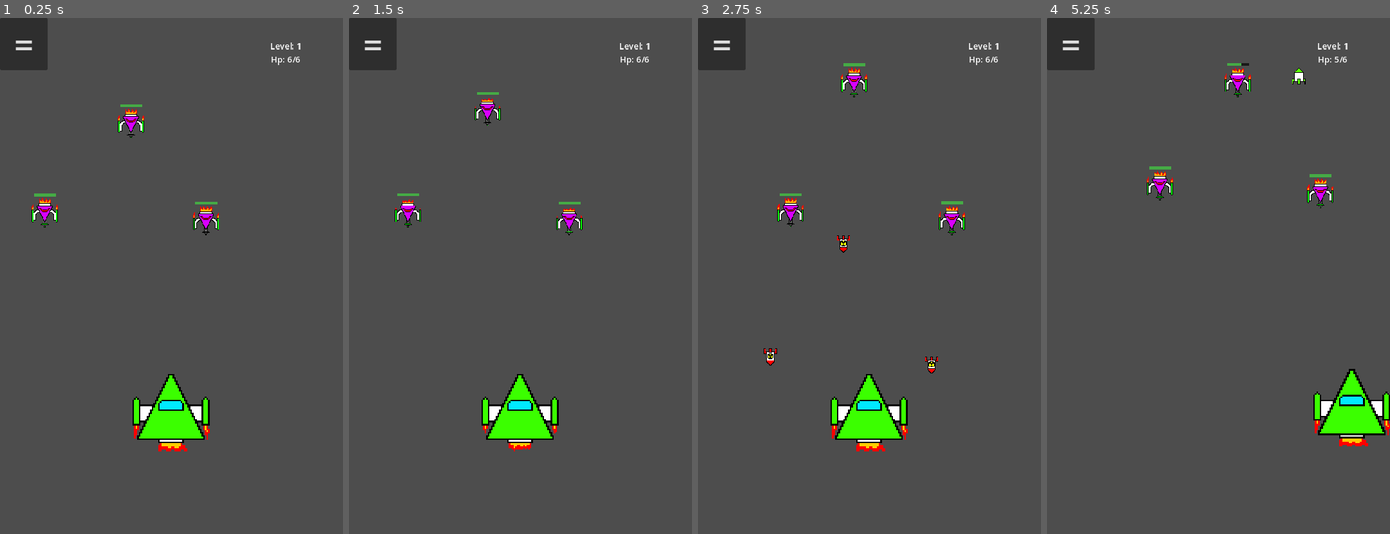
Above: before the commit, frames 1-4 (left to right).
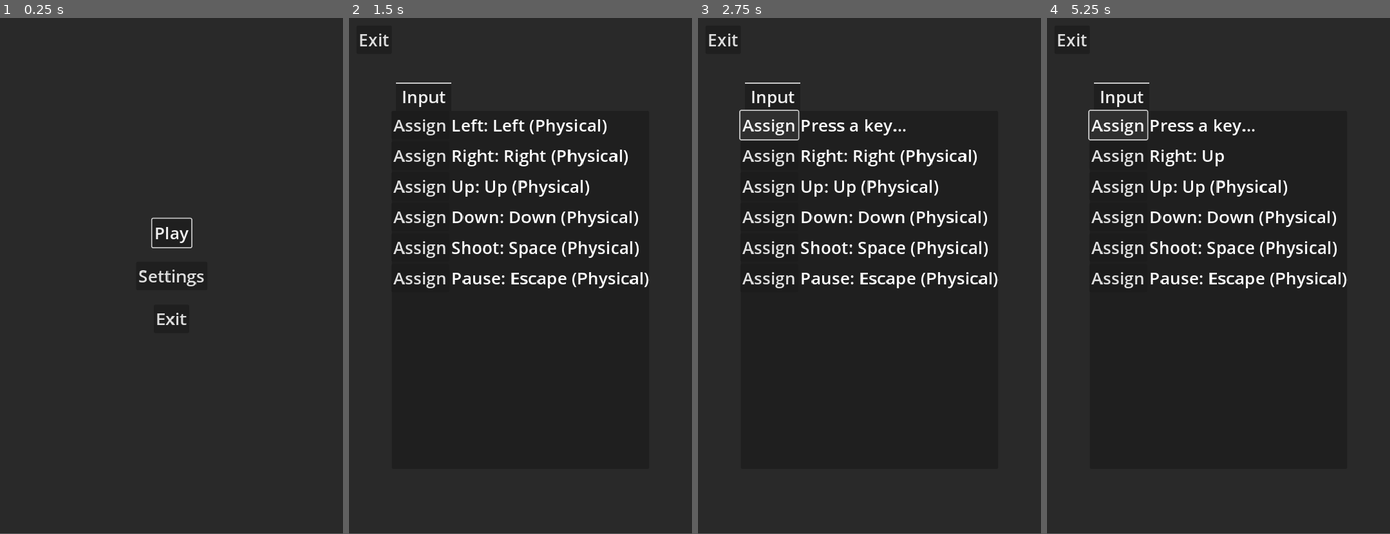
Above: after the commit, the same moments.

Repository: Bartek0x00/Morphing-Mayhem
Game: Godot game, scene res://Scenes/Start_menu.tscn
The game is run twice, just before and just after one commit, with the same random seed, the same clock (stepped at 60 frames per second) and the same inputs. Before the commit the project starts from res://Scenes/Main.tscn.
Inputs (mouse positions are in pixels of both pictures, inside the frame that each line leads up to):
- Up to frame 1 (0.25 s): no input
- Up to frame 2 (1.5 s): click (373, 43) at 0.5 s, where only the run before the commit has a clickable "="; click (520, 276) at 1.25 s, where only the run after the commit has a clickable "Settings"
- Up to frame 3 (2.75 s): click (770, 126) at 2 s, where only the run after the commit has a clickable "Assign"
- Up to frame 4 (5.25 s): tap A at 2.75, 4.25 s; hold Right (right, bound only before the commit) 2.78-3.53 s; hold Space (shoot, bound only before the commit) 2.78-3.53 s; hold Down (down, bound only before the commit) 3.53-4.28 s; tap Space (shoot, bound only before the commit) at 3.6, 5.1 s; hold Right (right, bound only before the commit) 4.28-5.03 s; hold Space (shoot, bound only before the commit) 4.28-5.03 s; hold Up (up, bound only before the commit) from 5.03 s (still down)
In our replay, the window is 533x800 before the commit and 533x799 after it. These sizes can differ from the game's own. Grey fills any space a smaller window leaves; there, only what the larger window draws over its background counts as a difference.

The runs differ from the first frame. In frame 1, 98% of the frame differs, in the area x 0-100%, y 0-100%; in frame 2, 98%; in frame 3, 98%; in frame 4, 98%.

Commit message:
nightly

Diff:
--- a/Scenes/Bomb.tscn
+++ b/Scenes/Bomb.tscn
@@ -1,20 +1,20 @@
 [gd_scene load_steps=4 format=3 uid="uid://tj26n4ya4vbi"]
 
 [ext_resource type="Script" path="res://Scripts/Bomb.gd" id="1_mghnb"]
-[ext_resource type="Texture2D" uid="uid://ds0461q6xfvij" path="res://Enemy/Bomb.png" id="2_mbbk7"]
+[ext_resource type="Texture2D" uid="uid://buu6xaal2l05x" path="res://Enemy/Bomb/Bomb.png" id="2_ycxn1"]
 
 [sub_resource type="RectangleShape2D" id="RectangleShape2D_o5yvo"]
 size = Vector2(16, 32)
 
-[node name="Bomb" type="Area2D"]
-collision_layer = 4
-collision_mask = 3
+[node name="Bomb" type="Area2D" groups=["Enemy_bullet"]]
+collision_layer = 16
+collision_mask = 7
 script = ExtResource("1_mghnb")
 metadata/_edit_group_ = true
 
 [node name="Sprite" type="Sprite2D" parent="."]
 position = Vector2(0.5, 0)
-texture = ExtResource("2_mbbk7")
+texture = ExtResource("2_ycxn1")
 
 [node name="Shape" type="CollisionShape2D" parent="."]
 shape = SubResource("RectangleShape2D_o5yvo")
--- /dev/null
+++ b/Scenes/Bomb_explosion.tscn
@@ -0,0 +1,32 @@
+[gd_scene load_steps=7 format=3 uid="uid://bwxabr6i47t2"]
+
+[ext_resource type="Texture2D" uid="uid://cmbv56yq02k4" path="res://Enemy/Bomb/WYBUCH_1.png" id="1_ig6kw"]
+[ext_resource type="Texture2D" uid="uid://b7bm7oierjipr" path="res://Enemy/Bomb/WYBUCH_2.png" id="2_gtnh2"]
+[ext_resource type="Texture2D" uid="uid://vvy5nm1olpvt" path="res://Enemy/Bomb/WYBUCH_3.png" id="3_e5i5w"]
+[ext_resource type="Texture2D" uid="uid://cvf8jsvt6f112" path="res://Enemy/Bomb/WYBUCH4.png" id="4_qadrr"]
+[ext_resource type="Script" path="res://Scripts/Bomb_explosion.gd" id="5_ajk2m"]
+
+[sub_resource type="SpriteFrames" id="SpriteFrames_j6srp"]
+animations = [{
+"frames": [{
+"duration": 1.0,
+"texture": ExtResource("1_ig6kw")
+}, {
+"duration": 1.0,
+"texture": ExtResource("2_gtnh2")
+}, {
+"duration": 1.0,
+"texture": ExtResource("3_e5i5w")
+}, {
+"duration": 1.0,
+"texture": ExtResource("4_qadrr")
+}],
+"loop": false,
+"name": &"default",
+"speed": 10.0
+}]
+
+[node name="Bomb_explosion" type="AnimatedSprite2D"]
+sprite_frames = SubResource("SpriteFrames_j6srp")
+autoplay = "default"
+script = ExtResource("5_ajk2m")
--- a/Scenes/Enemy1.tscn
+++ b/Scenes/Enemy1.tscn
@@ -50,7 +50,9 @@
 [node name="PathFollow2D" type="PathFollow2D" parent="Path2D"]
 rotates = false
 
-[node name="Enemy" type="Area2D" parent="Path2D/PathFollow2D"]
+[node name="Enemy" type="Area2D" parent="Path2D/PathFollow2D" groups=["Enemy"]]
+collision_layer = 8
+collision_mask = 4
 script = ExtResource("1_b07lc")
 cooldown = 5
 metadata/_edit_group_ = true
--- a/Scenes/Enemy2.tscn
+++ b/Scenes/Enemy2.tscn
@@ -50,7 +50,9 @@
 [node name="PathFollow2D" type="PathFollow2D" parent="Path2D"]
 rotates = false
 
-[node name="Enemy" type="Area2D" parent="Path2D/PathFollow2D"]
+[node name="Enemy" type="Area2D" parent="Path2D/PathFollow2D" groups=["Enemy"]]
+collision_layer = 8
+collision_mask = 4
 script = ExtResource("1_l81uj")
 speed = 75
 stage = 2
--- a/Scenes/Enemy3.tscn
+++ b/Scenes/Enemy3.tscn
@@ -49,7 +49,9 @@
 [node name="PathFollow2D" type="PathFollow2D" parent="Path2D"]
 rotates = false
 
-[node name="Enemy" type="Area2D" parent="Path2D/PathFollow2D"]
+[node name="Enemy" type="Area2D" parent="Path2D/PathFollow2D" groups=["Enemy"]]
+collision_layer = 8
+collision_mask = 4
 script = ExtResource("1_xo6ak")
 speed = 100
 stage = 3
--- /dev/null
+++ b/Scenes/Introduction.tscn
@@ -0,0 +1,61 @@
+[gd_scene load_steps=2 format=3 uid="uid://d1xurnvaoo431"]
+
+[ext_resource type="Script" path="res://Scripts/Introduction.gd" id="1_mmito"]
+
+[node name="Introduction" type="Control"]
+layout_mode = 3
+anchors_preset = 15
+anchor_right = 1.0
+anchor_bottom = 1.0
+grow_horizontal = 2
+grow_vertical = 2
+script = ExtResource("1_mmito")
+
+[node name="ColorRect" type="ColorRect" parent="."]
+layout_mode = 1
+anchors_preset = 15
+anchor_right = 1.0
+anchor_bottom = 1.0
+grow_horizontal = 2
+grow_vertical = 2
+color = Color(0, 0, 0, 0.466667)
+
+[node name="Label" type="Label" parent="."]
+layout_mode = 1
+anchors_preset = 8
+anchor_left = 0.5
+anchor_top = 0.5
+anchor_right = 0.5
+anchor_bottom = 0.5
+offset_left = -293.5
+offset_top = -162.0
+offset_right = 293.5
+offset_bottom = 162.0
+grow_horizontal = 2
+grow_vertical = 2
+theme_override_font_sizes/font_size = 32
+text = "Notes:
+-Your goal is to destroy all enemies using your bullets.
+-There will be 6 phases (levels).
+-Enemies drop bombs that take out your hp.
+-Your spaceship has 3 stages, each unlocked after completeing two levels."
+horizontal_alignment = 1
+vertical_alignment = 1
+autowrap_mode = 3
+
+[node name="Accept" type="Button" parent="."]
+layout_mode = 1
+anchors_preset = 8
+anchor_left = 0.5
+anchor_top = 0.5
+anchor_right = 0.5
+anchor_bottom = 0.5
+offset_left = -56.0
+offset_top = 284.0
+offset_right = 56.0
+offset_bottom = 337.0
+grow_horizontal = 2
+grow_vertical = 2
+theme_override_font_sizes/font_size = 32
+text = "Accept
+"
--- /dev/null
+++ b/Scenes/Level1.tscn
@@ -0,0 +1,23 @@
+[gd_scene load_steps=2 format=3 uid="uid://6mhtbgd85gui"]
+
+[ext_resource type="PackedScene" uid="uid://3taynxbx2ow4" path="res://Scenes/Enemy1.tscn" id="1_1l807"]
+
+[node name="Level1" type="Node2D"]
+
+[node name="Enemy11" parent="." instance=ExtResource("1_1l807")]
+position = Vector2(138, 121)
+max_stage = 1
+
+[node name="Enemy12" parent="." instance=ExtResource("1_1l807")]
+position = Vector2(242, 270)
+clockwise_direction = -1
+max_stage = 1
+
+[node name="Enemy13" parent="." instance=ExtResource("1_1l807")]
+position = Vector2(514, 150)
+max_stage = 1
+
+[node name="Enemy14" parent="." instance=ExtResource("1_1l807")]
+position = Vector2(494, 366)
+clockwise_direction = -1
+max_stage = 1
--- a/Scenes/Main.tscn
+++ b/Scenes/Main.tscn
@@ -2,15 +2,16 @@
 
 [ext_resource type="PackedScene" uid="uid://boivmjacg4rp" path="res://Scenes/Player.tscn" id="1_anm8u"]
 [ext_resource type="Script" path="res://Scripts/Main.gd" id="1_tanya"]
-[ext_resource type="PackedScene" uid="uid://3taynxbx2ow4" path="res://Scenes/Enemy1.tscn" id="3_hy2mw"]
 
 [sub_resource type="SegmentShape2D" id="SegmentShape2D_rcp0f"]
 
 [sub_resource type="WorldBoundaryShape2D" id="WorldBoundaryShape2D_b6fov"]
 
+[sub_resource type="RectangleShape2D" id="RectangleShape2D_5107i"]
+
 [sub_resource type="RectangleShape2D" id="RectangleShape2D_bcbsv"]
 
-[sub_resource type="RectangleShape2D" id="RectangleShape2D_5107i"]
+[sub_resource type="RectangleShape2D" id="RectangleShape2D_50udm"]
 
 [sub_resource type="NoiseTexture2D" id="NoiseTexture2D_p4piy"]
 width = 96
@@ -56,7 +57,7 @@
 [node name="Camera" type="Camera2D" parent="."]
 position = Vector2(320, 480)
 
-[node name="Boundary" type="StaticBody2D" parent="."]
+[node name="Boundary" type="StaticBody2D" parent="." groups=["Environment"]]
 collision_mask = 6
 
 [node name="Left" type="CollisionShape2D" parent="Boundary"]
@@ -74,19 +75,24 @@
 scale = Vector2(4, 1)
 shape = SubResource("WorldBoundaryShape2D_b6fov")
 
+[node name="Bottom" type="CollisionShape2D" parent="Boundary"]
+position = Vector2(320, 960)
+scale = Vector2(32, 1)
+shape = SubResource("RectangleShape2D_5107i")
+
 [node name="Limit" type="StaticBody2D" parent="."]
 collision_layer = 32
 collision_mask = 2
 
 [node name="Upper" type="CollisionShape2D" parent="Limit"]
-position = Vector2(320, 480)
+position = Vector2(320, 608)
 scale = Vector2(32, 1)
 shape = SubResource("RectangleShape2D_bcbsv")
 
-[node name="Bottom" type="CollisionShape2D" parent="Limit"]
-position = Vector2(320, 848)
+[node name="Mobile" type="CollisionShape2D" parent="Limit"]
+position = Vector2(320, 846)
 scale = Vector2(32, 1)
-shape = SubResource("RectangleShape2D_5107i")
+shape = SubResource("RectangleShape2D_50udm")
 
 [node name="Pause_menu" type="ColorRect" parent="."]
 process_mode = 3
@@ -140,18 +146,6 @@
 theme_override_font_sizes/font_size = 64
 text = "="
 
-[node name="Enemy1" parent="." instance=ExtResource("3_hy2mw")]
-position = Vector2(156, 306)
-
-[node name="Enemy2" parent="." instance=ExtResource("3_hy2mw")]
-position = Vector2(456, 321)
-progress = 0.75
-
-[node name="Enemy3" parent="." instance=ExtResource("3_hy2mw")]
-position = Vector2(323, 150)
-clockwise_direction = -1
-progress = 0.25
-
 [node name="Score_bar" type="Label" parent="."]
 offset_left = 446.0
 offset_top = 14.0
@@ -161,6 +155,7 @@
 vertical_alignment = 1
 
 [node name="Left" type="TouchScreenButton" parent="."]
+z_index = 1
 position = Vector2(0, 912)
 texture_normal = SubResource("NoiseTexture2D_p4piy")
 shape = SubResource("RectangleShape2D_6hs3e")
@@ -168,6 +163,7 @@
 visibility_mode = 1
 
 [node name="Right" type="TouchScreenButton" parent="."]
+z_index = 1
 position = Vector2(200, 912)
 texture_normal = SubResource("NoiseTexture2D_ra54m")
 shape = SubResource("RectangleShape2D_j46g1")
@@ -175,6 +171,7 @@
 visibility_mode = 1
 
 [node name="Down" type="TouchScreenButton" parent="."]
+z_index = 1
 position = Vector2(100, 912)
 texture_normal = SubResource("NoiseTexture2D_87d1j")
 shape = SubResource("RectangleShape2D_8prum")
@@ -182,14 +179,16 @@
 visibility_mode = 1
 
 [node name="Shoot" type="TouchScreenButton" parent="."]
-position = Vector2(301, 864)
-scale = Vector2(1.07962, 1)
+z_index = 1
+position = Vector2(301, 861)
+scale = Vector2(1.07962, 1.03125)
 texture_normal = SubResource("NoiseTexture2D_521ti")
 shape = SubResource("RectangleShape2D_773sf")
 action = "shoot"
 visibility_mode = 1
 
 [node name="Up" type="TouchScreenButton" parent="."]
+z_index = 1
 position = Vector2(100, 860)
 texture_normal = SubResource("NoiseTexture2D_v4re1")
 shape = SubResource("RectangleShape2D_wx5gr")
--- a/Scenes/Player.tscn
+++ b/Scenes/Player.tscn
@@ -61,9 +61,11 @@
 
 [node name="Player" type="CharacterBody2D"]
 collision_layer = 2
-collision_mask = 33
+collision_mask = 49
 motion_mode = 1
 script = ExtResource("1_o2kcf")
+bullet_speed = Array[int]([600, 800, 800])
+cooldown = Array[float]([1.0, 0.5, 0.5])
 metadata/_edit_group_ = true
 
 [node name="Sprite" type="AnimatedSprite2D" parent="."]
--- a/Scenes/Player_bullet.tscn
+++ b/Scenes/Player_bullet.tscn
@@ -25,8 +25,9 @@
 "speed": 5.0
 }]
 
-[node name="Player_bullet" type="Area2D"]
+[node name="Player_bullet" type="Area2D" groups=["Player_bullet"]]
 collision_layer = 4
+collision_mask = 25
 script = ExtResource("1_0m6td")
 metadata/_edit_group_ = true
 
--- /dev/null
+++ b/Scenes/Settings.tscn
@@ -0,0 +1,133 @@
+[gd_scene load_steps=2 format=3 uid="uid://ch7wjl65cxypq"]
+
+[ext_resource type="Script" path="res://Scripts/Input_map.gd" id="1_e7qnc"]
+
+[node name="Settings" type="Control"]
+layout_mode = 3
+anchors_preset = 15
+anchor_right = 1.0
+anchor_bottom = 1.0
+grow_horizontal = 2
+grow_vertical = 2
+
+[node name="ColorRect" type="ColorRect" parent="."]
+layout_mode = 1
+anchors_preset = 15
+anchor_right = 1.0
+anchor_bottom = 1.0
+grow_horizontal = 2
+grow_vertical = 2
+color = Color(0, 0, 0, 0.466667)
+
+[node name="TabContainer" type="TabContainer" parent="."]
+layout_mode = 1
+anchors_preset = 15
+anchor_right = 1.0
+anchor_bottom = 1.0
+offset_left = 80.0
+offset_top = 120.0
+offset_right = -80.0
+offset_bottom = -120.0
+grow_horizontal = 2
+grow_vertical = 2
+theme_override_font_sizes/font_size = 32
+
+[node name="Input" type="Control" parent="TabContainer"]
+layout_mode = 2
+
+[node name="Input_map" type="VBoxContainer" parent="TabContainer/Input"]
+layout_mode = 1
+anchors_preset = 15
+anchor_right = 1.0
+anchor_bottom = 1.0
+grow_horizontal = 2
+grow_vertical = 2
+script = ExtResource("1_e7qnc")
+
+[node name="Left" type="HBoxContainer" parent="TabContainer/Input/Input_map"]
+layout_mode = 2
+
+[node name="Assign" type="Button" parent="TabContainer/Input/Input_map/Left"]
+layout_mode = 2
+theme_override_font_sizes/font_size = 32
+text = "Assign"
+
+[node name="Left" type="Label" parent="TabContainer/Input/Input_map/Left"]
+layout_mode = 2
+theme_override_font_sizes/font_size = 32
+text = "Left: Left"
+
+[node name="Right" type="HBoxContainer" parent="TabContainer/Input/Input_map"]
+layout_mode = 2
+
+[node name="Assign" type="Button" parent="TabContainer/Input/Input_map/Right"]
+layout_mode = 2
+theme_override_font_sizes/font_size = 32
+text = "Assign"
+
+[node name="Right" type="Label" parent="TabContainer/Input/Input_map/Right"]
+layout_mode = 2
+theme_override_font_sizes/font_size = 32
+text = "Right: Right"
+
+[node name="Up" type="HBoxContainer" parent="TabContainer/Input/Input_map"]
+layout_mode = 2
+
+[node name="Assign" type="Button" parent="TabContainer/Input/Input_map/Up"]
+layout_mode = 2
+theme_override_font_sizes/font_size = 32
+text = "Assign"
+
+[node name="Up" type="Label" parent="TabContainer/Input/Input_map/Up"]
+layout_mode = 2
+theme_override_font_sizes/font_size = 32
+text = "Up: Up"
+
+[node name="Down" type="HBoxContainer" parent="TabContainer/Input/Input_map"]
+layout_mode = 2
+
+[node name="Assign" type="Button" parent="TabContainer/Input/Input_map/Down"]
+layout_mode = 2
+theme_override_font_sizes/font_size = 32
+text = "Assign"
+
+[node name="Down" type="Label" parent="TabContainer/Input/Input_map/Down"]
+layout_mode = 2
+theme_override_font_sizes/font_size = 32
+text = "Down: Down"
+
+[node name="Shoot" type="HBoxContainer" parent="TabContainer/Input/Input_map"]
+layout_mode = 2
+
+[node name="Assign" type="Button" parent="TabContainer/Input/Input_map/Shoot"]
+layout_mode = 2
+theme_override_font_sizes/font_size = 32
+text = "Assign"
+
+[node name="Shoot" type="Label" parent="TabContainer/Input/Input_map/Shoot"]
+layout_mode = 2
+theme_override_font_sizes/font_size = 32
+text = "Shoot: Space"
+
+[node name="Pause" type="HBoxContainer" parent="TabContainer/Input/Input_map"]
+layout_mode = 2
+
+[node name="Assign" type="Button" parent="TabContainer/Input/Input_map/Pause"]
+layout_mode = 2
+theme_override_font_sizes/font_size = 32
+text = "Assign"
+
+[node name="Pause" type="Label" parent="TabContainer/Input/Input_map/Pause"]
+layout_mode = 2
+theme_override_font_sizes/font_size = 32
+text = "Pause: Escape"
+
+[node name="Exit" type="Button" parent="."]
+layout_mode = 0
+offset_left = 14.0
+offset_top = 14.0
+offset_right = 80.0
+offset_bottom = 67.0
+theme_override_font_sizes/font_size = 32
+text = "Exit
+"
--- /dev/null
+++ b/Scenes/Start_menu.tscn
@@ -0,0 +1,76 @@
+[gd_scene load_steps=2 format=3 uid="uid://ba6qge2caslr"]
+
+[ext_resource type="Script" path="res://Scripts/Start_menu.gd" id="1_yuac6"]
+
+[node name="Start_menu" type="Control"]
+layout_mode = 3
+anchors_preset = 15
+anchor_right = 1.0
+anchor_bottom = 1.0
+grow_horizontal = 2
+grow_vertical = 2
+script = ExtResource("1_yuac6")
+
+[node name="ColorRect" type="ColorRect" parent="."]
+layout_mode = 1
+anchors_preset = 15
+anchor_right = 1.0
+anchor_bottom = 1.0
+grow_horizontal = 2
+grow_vertical = 2
+color = Color(0, 0, 0, 0.466667)
+
+[node name="Play" type="Button" parent="."]
+layout_mode = 1
+anchors_preset = 8
+anchor_left = 0.5
+anchor_top = 0.5
+anchor_right = 0.5
+anchor_bottom = 0.5
+offset_left = -36.5
+offset_top = -106.5
+offset_right = 36.5
+offset_bottom = -53.5
+grow_horizontal = 2
+grow_vertical = 2
+focus_neighbor_bottom = NodePath("../Settings")
+theme_override_font_sizes/font_size = 32
+text = "Play
+"
+
+[node name="Settings" type="Button" parent="."]
+layout_mode = 1
+anchors_preset = 8
+anchor_left = 0.5
+anchor_top = 0.5
+anchor_right = 0.5
+anchor_bottom = 0.5
+offset_left = -66.5
+offset_top = -26.5
+offset_right = 66.5
+offset_bottom = 26.5
+grow_horizontal = 2
+grow_vertical = 2
+focus_neighbor_top = NodePath("../Play")
+focus_neighbor_bottom = NodePath("../Exit")
+theme_override_font_sizes/font_size = 32
+text = "Settings
+"
+
+[node name="Exit" type="Button" parent="."]
+layout_mode = 1
+anchors_preset = 8
+anchor_left = 0.5
+anchor_top = 0.5
+anchor_right = 0.5
+anchor_bottom = 0.5
+offset_left = -33.0
+offset_top = 53.5
+offset_right = 33.0
+offset_bottom = 106.5
+grow_horizontal = 2
+grow_vertical = 2
+focus_neighbor_top = NodePath("../Settings")
+theme_override_font_sizes/font_size = 32
+text = "Exit
+"
--- a/Scripts/Bomb.gd
+++ b/Scripts/Bomb.gd
@@ -10,9 +10,17 @@
 	position.y += speed * delta
 
 func _on_area_entered(area: Node2D) -> void:
-	queue_free()
+	if area.is_in_group("Player_bullet"):
+		var bomb_explosion = preload("res://Scenes/Bomb_explosion.tscn").instantiate()
+		bomb_explosion.position = global_position
+		get_parent().add_child(bomb_explosion)
+		queue_free()
 
 func _on_body_entered(body: Node2D) -> void:
-	if body.is_in_group("Player") :
+	if body.is_in_group("Player"):
 		body.damage()
+	if body.is_in_group("Environment"):
+		var bomb_explosion = preload("res://Scenes/Bomb_explosion.tscn").instantiate()
+		bomb_explosion.position = global_position
+		get_parent().add_child(bomb_explosion)
 	queue_free()
--- /dev/null
+++ b/Scripts/Bomb_explosion.gd
@@ -0,0 +1,7 @@
+extends AnimatedSprite2D
+
+func _ready():
+	animation_finished.connect(_on_animation_finished)
+
+func _on_animation_finished() -> void:
+	queue_free()
--- a/Scripts/Enemy.gd
+++ b/Scripts/Enemy.gd
@@ -6,9 +6,9 @@
 @export var cooldown: int = 4
 @export var max_health: int = 3
 @export var score: int = 3
+@export var max_stage: int = 3
 
 var health: int
-const MAX_STAGE: int = 3
 var lastTime: float = 0
 
 func _ready():
@@ -20,7 +20,7 @@
 	var currentTime = Time.get_ticks_msec() / 1000.0
 	if currentTime - lastTime >= cooldown:
 		var bullet = preload("res://Scenes/Bomb.tscn").instantiate()
-		bullet.global_position = $Marker.global_position
+		bullet.position = $Marker.global_position
 		get_window().add_child(bullet)
 		lastTime = currentTime
 
@@ -31,7 +31,7 @@
 	if (health - 1) > 0:
 		health -= 1
 		return
-	if stage < MAX_STAGE:
+	if stage < max_stage:
 		var succesor = load("res://Scenes/Enemy" + str(stage + 1) + ".tscn").instantiate()
 		succesor.global_position = global_position
 		get_window().get_node("Main").add_child(succesor)
--- a/Scripts/Enemy_wrap.gd
+++ b/Scripts/Enemy_wrap.gd
@@ -2,10 +2,12 @@
 
 @export var clockwise_direction: int = 1
 @export var speed: int = 150
-@export var progress: float = 0
+@export var max_stage: int = 3
+@onready var enemy = get_node("Path2D/PathFollow2D/Enemy")
+@onready var path_follower = get_node("Path2D/PathFollow2D")
 
 func _ready():
-	var enemy = get_node("Path2D/PathFollow2D/Enemy")
 	enemy.speed = speed
 	enemy.direction = clockwise_direction
-	get_node("Path2D/PathFollow2D").progress = progress
+	enemy.max_stage = max_stage
+	path_follower.progress = randf()
--- /dev/null
+++ b/Scripts/Input_map.gd
@@ -0,0 +1,37 @@
+extends VBoxContainer
+
+var buttons = {}
+var labels = {}
+var waiting_for_input = false
+var current_action = ""
+
+func _ready():
+	get_window().get_node("Settings/Exit").pressed.connect(_on_exit_pressed)
+	for child in get_children():
+		if child is HBoxContainer:
+			var name = child.get_name()
+			buttons[name] = child.get_node("Assign")
+			labels[name] = child.get_node(str(name))
+			buttons[name].pressed.connect(_on_action_button_pressed.bind(name))
+			var event = InputMap.action_get_events(name)[0]
+			labels[name].text = str(name) + ": " + event.as_text()
+	set_process_input(true)
+
+func _input(event):
+	if event.is_action_pressed("Pause"):
+		_on_exit_pressed()
+	if waiting_for_input:
+		if event is InputEventKey and event.pressed:
+			InputMap.action_erase_events(current_action)
+			InputMap.action_add_event(current_action, event)
+			var assigned = InputMap.action_get_events(current_action)[0]
+			labels[current_action].text = str(current_action) + ": " + assigned.as_text()
+			waiting_for_input = false
+
+func _on_action_button_pressed(action_name):
+	waiting_for_input = true
+	current_action = action_name
+	labels[current_action].text = "Press a key..."
+
+func _on_exit_pressed() -> void:
+	get_tree().change_scene_to_file("res://Scenes/Start_menu.tscn")
--- /dev/null
+++ b/Scripts/Introduction.gd
@@ -0,0 +1,8 @@
+extends Control
+
+func _ready():
+	$Accept.grab_focus()
+	$Accept.pressed.connect(_on_accept_pressed)
+
+func _on_accept_pressed() -> void:
+	get_tree().change_scene_to_file("res://Scenes/Main.tscn")
--- a/Scripts/Main.gd
+++ b/Scripts/Main.gd
@@ -1,4 +1,9 @@
 extends Node2D
+
+func _ready():
+	if OS.get_name() != "Android":
+		$Limit/Mobile.queue_free()
+	add_child(load("res://Scenes/Level" + str(Score.level) + ".tscn").instantiate())
 
 func _process(_delta):
 	$Score_bar.text = "Level: {0}\nHp: {1}/{2}".format([Score.level, \
@@ -19,5 +24,5 @@
 	get_tree().quit()
 
 func _input(event):
-	if event.is_action_pressed("pause"):
+	if event.is_action_pressed("Pause"):
 		toggle_pause()
--- a/Scripts/Player.gd
+++ b/Scripts/Player.gd
@@ -9,7 +9,7 @@
 var lastTime: float = 0
 
 func _ready():
-	Score.level_changed.connect(_on_level_changed)
+	Score.stage_changed.connect(_on_stage_changed)
 
 func damage() -> int:
 	if (health - 1) > 0:
@@ -44,26 +44,26 @@
 		lastTime = currentTime
 
 func _physics_process(_delta):
-	if Input.is_action_pressed("shoot"):
+	if Input.is_action_pressed("Shoot"):
 		if Score.level != 3:
 			shoot()
 		else:
 			double_shoot()
-	if Input.is_action_pressed("left"):
+	if Input.is_action_pressed("Left"):
 		velocity.x = -speed
-	elif Input.is_action_pressed("right"):
+	elif Input.is_action_pressed("Right"):
 		velocity.x = speed
 	else:
 		velocity.x = 0
-	if Input.is_action_pressed("up"):
+	if Input.is_action_pressed("Up"):
 		velocity.y = -speed
-	elif Input.is_action_pressed("down"):
+	elif Input.is_action_pressed("Down"):
 		velocity.y = speed
 	else:
 		velocity.y = 0
 	velocity.clamp(Vector2(-speed, -speed), Vector2(speed, speed))
 	move_and_slide()
 
-func _on_level_changed() -> void:
+func _on_stage_changed() -> void:
 	$Sprite.stop()
 	$Sprite.play("Idle" + str(Score.level))
--- a/Scripts/Player_bullet.gd
+++ b/Scripts/Player_bullet.gd
@@ -15,4 +15,5 @@
 
 func _on_area_entered(area: Node2D) -> void:
 	queue_free()
-	area.call_deferred("damage")
+	if area.is_in_group("Enemy"):
+		area.call_deferred("damage")
--- a/Scripts/Score.gd
+++ b/Scripts/Score.gd
@@ -1,14 +1,11 @@
 extends Node
 
-signal level_changed
+signal stage_changed
 
 const MAX_LEVEL: int = 3
 var level: int = 1
+var stage: int = 0
 var score: int = 0
 
 func add_score(amount: int) -> void:
 	score += amount
-	if score == 9 or 12 or 15:
-		if level < MAX_LEVEL:
-			level += 1
-			emit_signal("level_changed")
--- /dev/null
+++ b/Scripts/Start_menu.gd
@@ -0,0 +1,18 @@
+extends Control
+
+@onready var tree = get_tree()
+
+func _ready():
+	$Play.pressed.connect(_on_play_pressed)
+	$Settings.pressed.connect(_on_settings_pressed)
+	$Exit.pressed.connect(_on_exit_pressed)
+	$Play.grab_focus()
+
+func _on_play_pressed() -> void:
+	tree.change_scene_to_file("res://Scenes/Introduction.tscn")
+
+func _on_settings_pressed() -> void:
+	tree.change_scene_to_file("res://Scenes/Settings.tscn")
+
+func _on_exit_pressed() -> void:
+	tree.quit()
--- a/project.godot
+++ b/project.godot
@@ -11,7 +11,7 @@
 [application]
 
 config/name="Morphing-Mayhem"
-run/main_scene="res://Scenes/Main.tscn"
+run/main_scene="res://Scenes/Start_menu.tscn"
 config/features=PackedStringArray("4.2", "Forward Plus")
 
 [autoload]
@@ -24,23 +24,22 @@
 window/size/viewport_width=640
 window/size/viewport_height=960
 window/stretch/mode="canvas_items"
-window/stretch/aspect="ignore"
 window/handheld/orientation=1
 window/vsync/vsync_mode=2
 
 [input]
 
-shoot={
+Shoot={
 "deadzone": 0.5,
 "events": [Object(InputEventKey,"resource_local_to_scene":false,"resource_name":"","device":-1,"window_id":0,"alt_pressed":false,"shift_pressed":false,"ctrl_pressed":false,"meta_pressed":false,"pressed":false,"keycode":0,"physical_keycode":32,"key_label":0,"unicode":32,"echo":false,"script":null)
 ]
 }
-left={
+Left={
 "deadzone": 0.5,
 "events": [Object(InputEventKey,"resource_local_to_scene":false,"resource_name":"","device":-1,"window_id":0,"alt_press …(182 unchanged characters)…
 ]
 }
-right={
+Right={
 "deadzone": 0.5,
 "events": [Object(InputEventKey,"resource_local_to_scene":false,"resource_name":"","device":-1,"window_id":0,"alt_press …(182 unchanged characters)…
 ]
@@ -50,17 +49,17 @@
 "events": [Object(InputEventKey,"resource_local_to_scene":false,"resource_name":"","device":-1,"window_id":0,"alt_press …(182 unchanged characters)…
 ]
 }
-up={
+Up={
 "deadzone": 0.5,
 "events": [Object(InputEventKey,"resource_local_to_scene":false,"resource_name":"","device":0,"window_id":0,"alt_presse …(181 unchanged characters)…
 ]
 }
-down={
+Down={
 "deadzone": 0.5,
 "events": [Object(InputEventKey,"resource_local_to_scene":false,"resource_name":"","device":0,"window_id":0,"alt_presse …(181 unchanged characters)…
 ]
 }
-pause={
+Pause={
 "deadzone": 0.5,
 "events": [Object(InputEventKey,"resource_local_to_scene":false,"resource_name":"","device":-1,"window_id":0,"alt_press …(182 unchanged characters)…
 ]
Renamed: Enemy/Bomb.png -> Enemy/Bomb/Bomb.png
Not shown, added: Enemy/Bomb/Bomb.png.import
Binary file added: Enemy/Bomb/WYBUCH4.png
Not shown, added: Enemy/Bomb/WYBUCH4.png.import
Binary file added: Enemy/Bomb/WYBUCH_1.png
Not shown, changed: Enemy/Bomb/WYBUCH_1.png.import
Binary file added: Enemy/Bomb/WYBUCH_2.png
Not shown, added: Enemy/Bomb/WYBUCH_2.png.import
Binary file added: Enemy/Bomb/WYBUCH_3.png
Not shown, added: Enemy/Bomb/WYBUCH_3.png.import
Not shown, removed: export_presets.cfg
